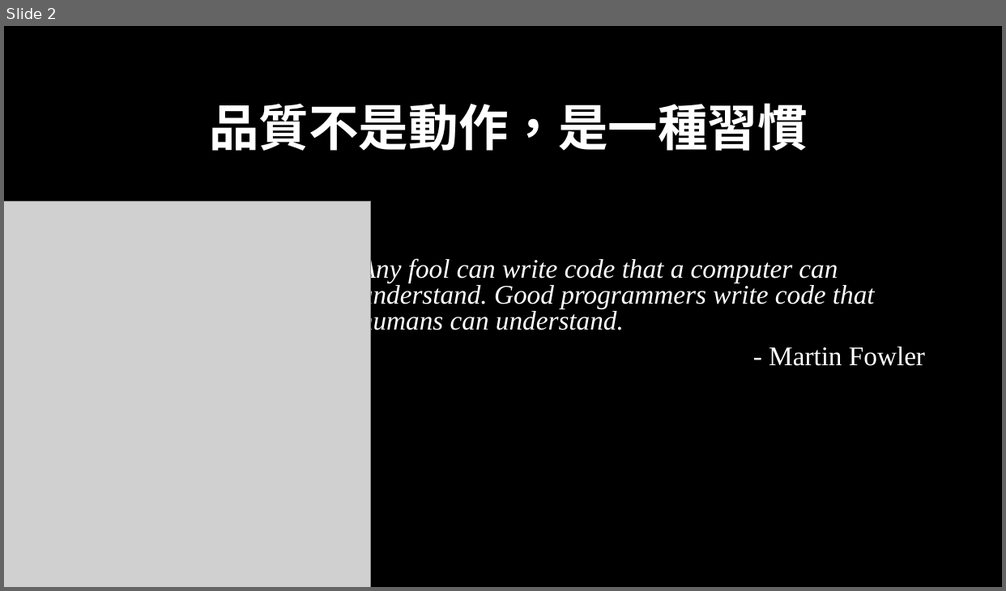
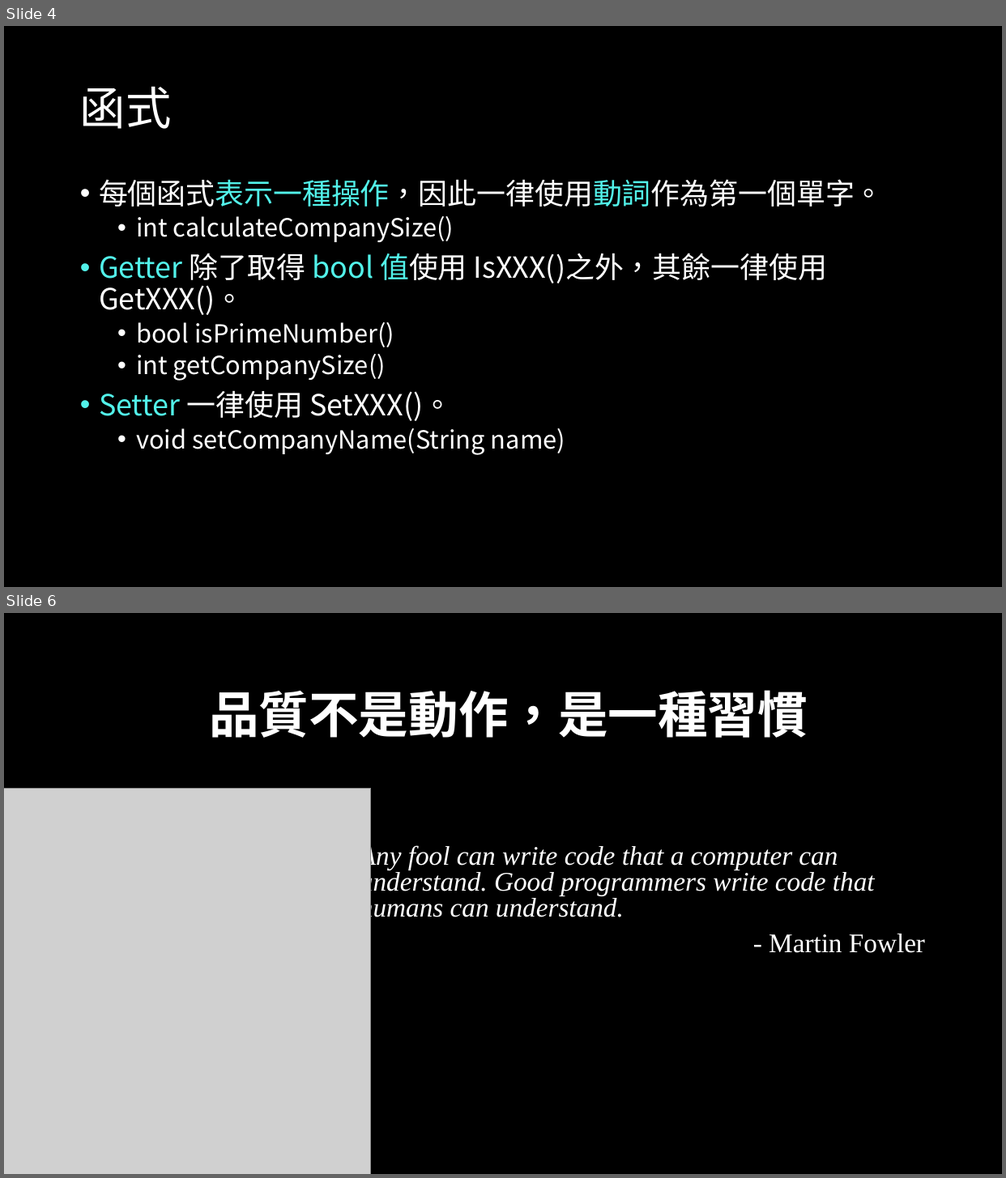
Before and after one commit to likesm0887/2019_HappyCamp_C-_Example, a slide deck: Code Smell.pptx. Shown one above the other, each under a label of ours: slide 2 before the commit, slides 4 and 6 after it; the slides between them are not shown. The pictures are 1006x591 and 1006x1178 pixels, drawn with LibreOffice and Linux fonts; fonts in the diff are those of the drawing; grey boxes stand for pictures. Boxes give left, top, right and bottom in pixels: in the first picture for what was removed or moved away, otherwise in the second. Text is boxed around its words. In the diff, an @@ line names an element or a change of style, - is before the commit and + after.

```diff
--- a/Code Smell.pptx
+++ b/Code Smell.pptx
@@ slide 4 added at (x1=4, y1=26, x2=1002, y2=587), background #000000 @@
@@ title added at (x1=80, y1=86, x2=172, y2=129), 44 pt, text #FFFFFF @@
+函式
@@ text added at (x1=99, y1=179, x2=884, y2=455), 24 pt, text #FFFFFF @@
+• 每個函式表示一種操作，因此一律使用動詞作為第一個單字。
+  • int calculateCompanySize()
+• Getter 除了取得 bool 值使用 IsXXX()之外，其餘一律使用 GetXXX()。
+  • bool isPrimeNumber()
+  • int getCompanySize()
+• Setter 一律使用 SetXXX()。
+  • void setCompanyName(String name)
@@ what was slide 2 is now slide 6 @@
```
Also in this commit, not shown: 2 slides changed, 3 other slides added, 2 other files.
